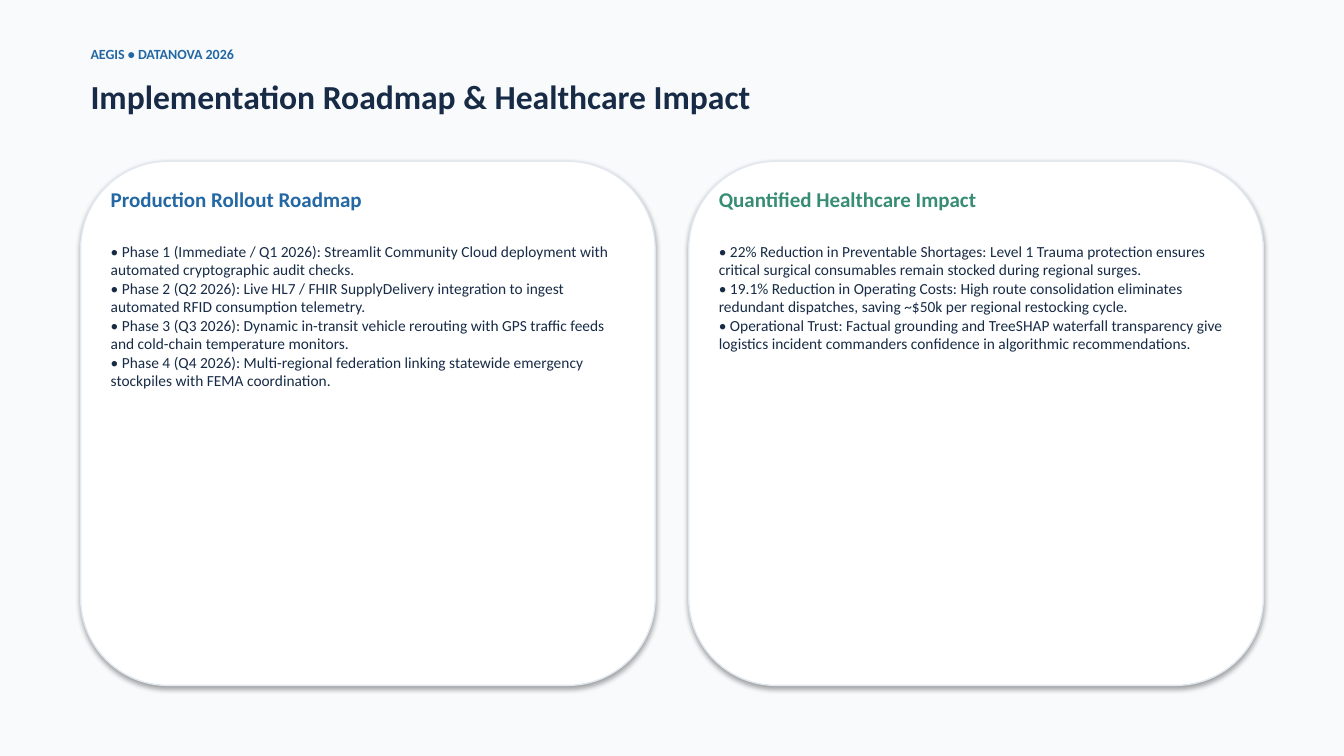
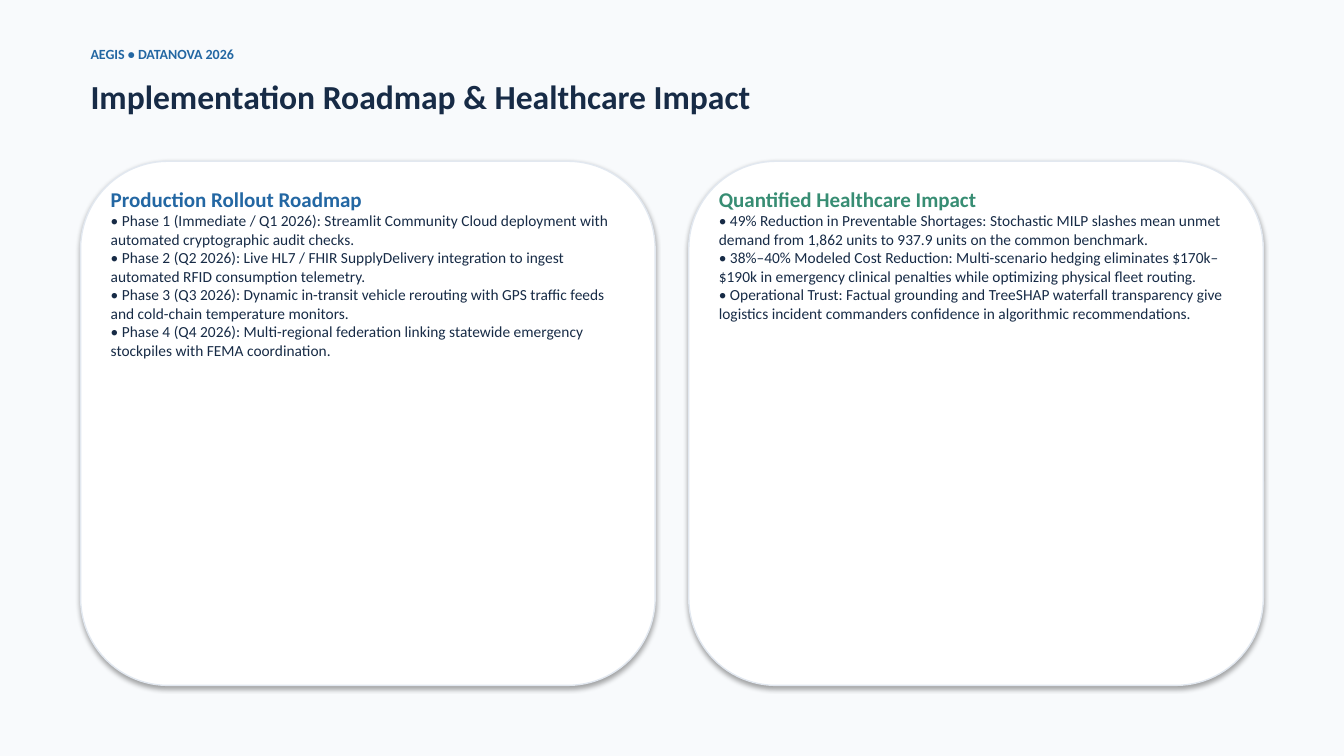
Before and after one commit to ATUMANYIRE/AEGIS, a slide deck: slide 10 of presentation/AEGIS_DATANOVA_2026.pptx. Drawn at 1344x756 pixels with LibreOffice and Linux fonts; fonts in the diff are those of the drawing. Boxes give left, top, right and bottom in pixels: in the first picture for what was removed or moved away, otherwise in the second. Text is boxed around its words. In the diff, an @@ line names an element or a change of style, - is before the commit and + after.

Commit message:
fix(scientific-reconciliation): reconcile forecast metrics, benchmark tables, presentation slides, and create final submission audit

```diff
--- a/presentation/AEGIS_DATANOVA_2026.pptx
+++ b/presentation/AEGIS_DATANOVA_2026.pptx
@@ text "Production Rollout Roadmap" rewrapped from bbox=[111, 192, 608, 389] to bbox=[111, 192, 608, 359] @@
@@ text at bbox=[719, 215, 1220, 285]: text changed @@
-• 22% Reduction in Preventable Shortages: Level 1 Trauma protection ensures critical surgical consumables remain stocked during regional surges.
-• 19.1% Reduction in Operating Costs: High route consolidation eliminates redundant dispatches, saving ~$50k per regional restocking cycle.
+• 49% Reduction in Preventable Shortages: Stochastic MILP slashes mean unmet demand from 1,862 units to 937.9 units on the common benchmark.
+• 38%–40% Modeled Cost Reduction: Multi-scenario hedging eliminates $170k–$190k in emergency clinical penalties while optimizing physical fleet routing.
```
Also in this commit, not shown: 6 other slides changed, 12 other files.
